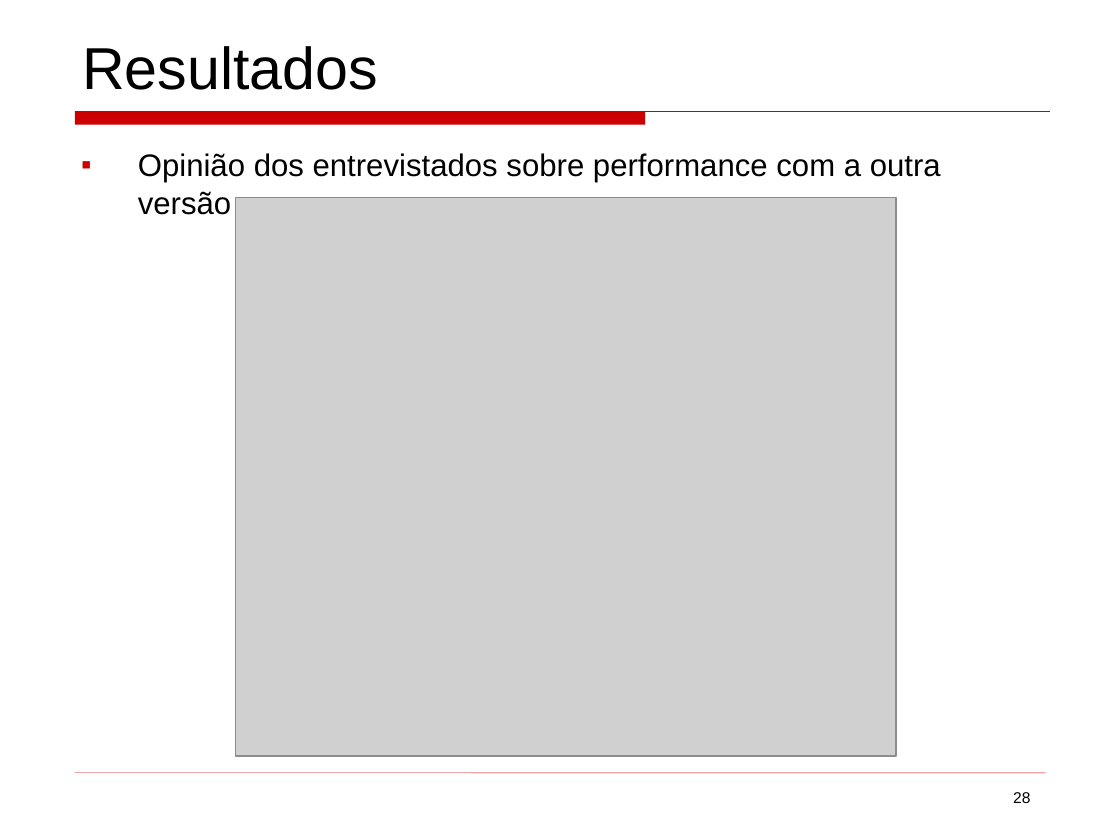
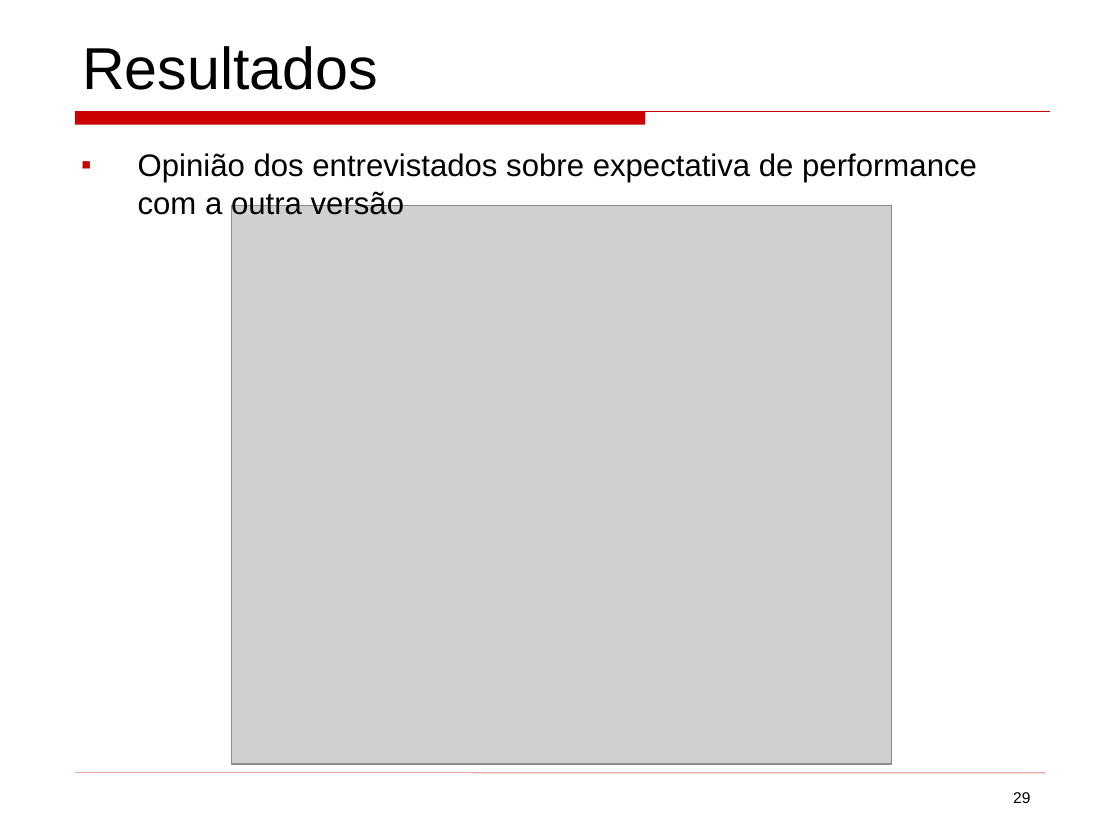
Before and after one commit to mateus51/TPs, a slide deck: slide 29 of ArqSoft/Seminários/background_colors_program_comprehension.ppt (slide 28 before the commit). Drawn at 1120x840 pixels with LibreOffice and Linux fonts; fonts in the diff are those of the drawing; grey boxes stand for pictures. Boxes give left, top, right and bottom in pixels: in the first picture for what was removed or moved away, otherwise in the second. Text is boxed around its words. In the diff, an @@ line names an element or a change of style, - is before the commit and + after.

```diff
--- a/ArqSoft/Seminários/background_colors_program_comprehension.ppt
+++ b/ArqSoft/Seminários/background_colors_program_comprehension.ppt
@@ text at bbox=[138, 153, 977, 220]: text changed @@
-▪ Opinião dos entrevistados sobre performance com a outra versão
+▪ Opinião dos entrevistados sobre expectativa de performance com a outra versão
@@ picture: place and size @@
-picture at bbox=[236, 197, 896, 756]
+picture at bbox=[231, 205, 890, 764]
```
Also in this commit, not shown: 19 other slides changed, 2 slides added, 1 slide removed, 3 other files.
